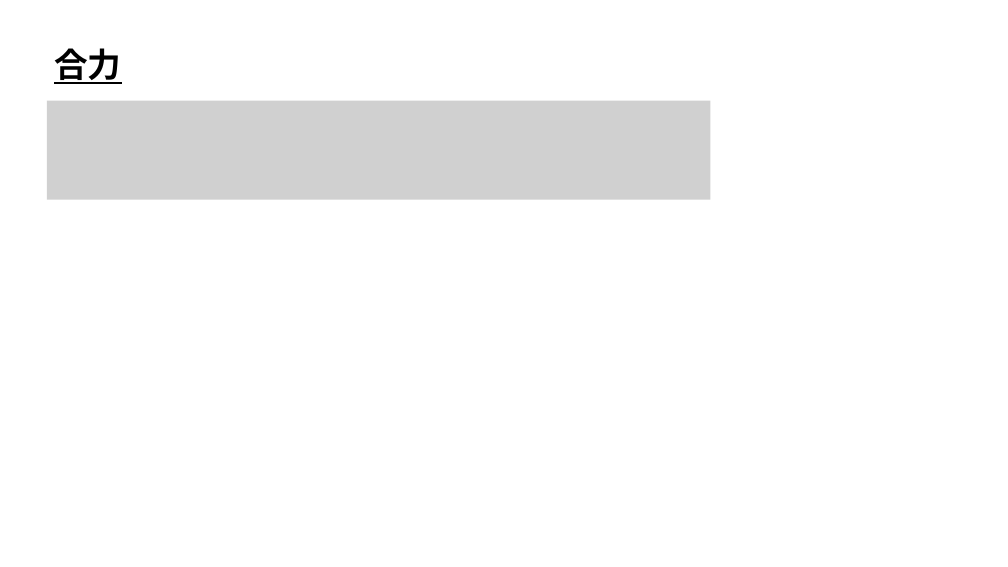
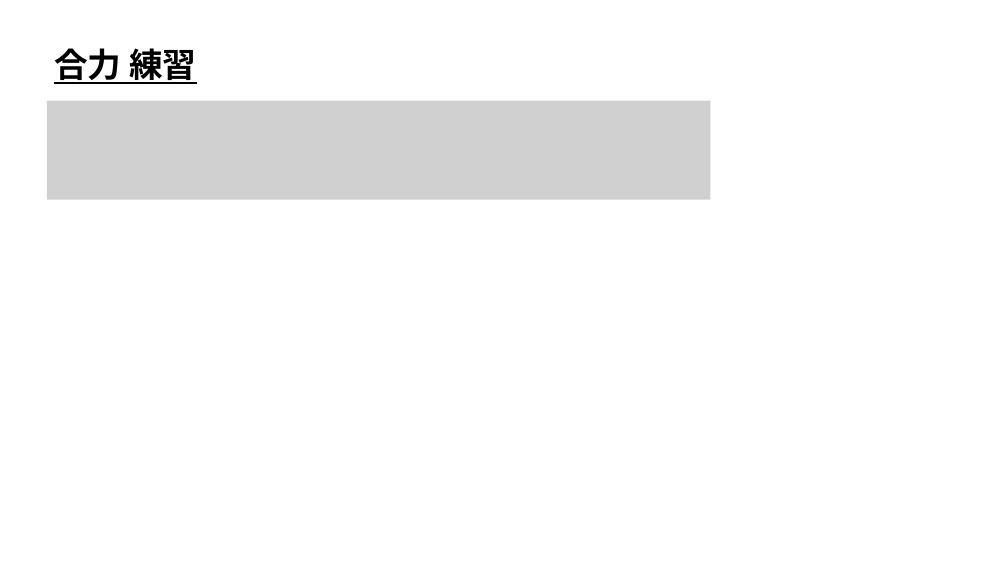
Before and after one commit to ArakiYusuke-Ohara/Textbook, a slide deck: slide 12 of ゲーム科2年/00_前期/ゲーム開発Ⅰ/ゲーム物理学/座学/18_合力.pptx (slide 2 before the commit). Drawn at 1008x567 pixels with LibreOffice and Linux fonts; fonts in the diff are those of the drawing; grey boxes stand for pictures. Boxes give left, top, right and bottom in pixels: in the first picture for what was removed or moved away, otherwise in the second. Text is boxed around its words. In the diff, an @@ line names an element or a change of style, - is before the commit and + after.

Commit message:
スライド微修正と合力作成

```diff
--- a/ゲーム科2年/00_前期/ゲーム開発Ⅰ/ゲーム物理学/座学/18_合力.pptx
+++ b/ゲーム科2年/00_前期/ゲーム開発Ⅰ/ゲーム物理学/座学/18_合力.pptx
@@ text at [54,48,196,84]: text changed @@
-合力
+合力 練習
```
Also in this commit, not shown: 1 other slide changed, 10 slides added, 4 other files.
